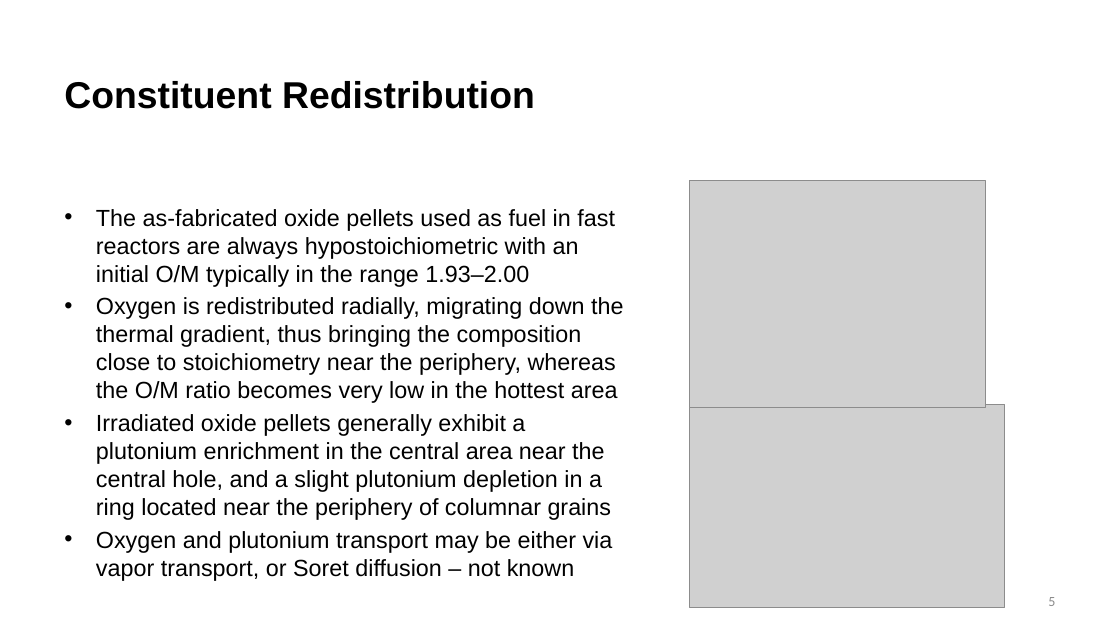
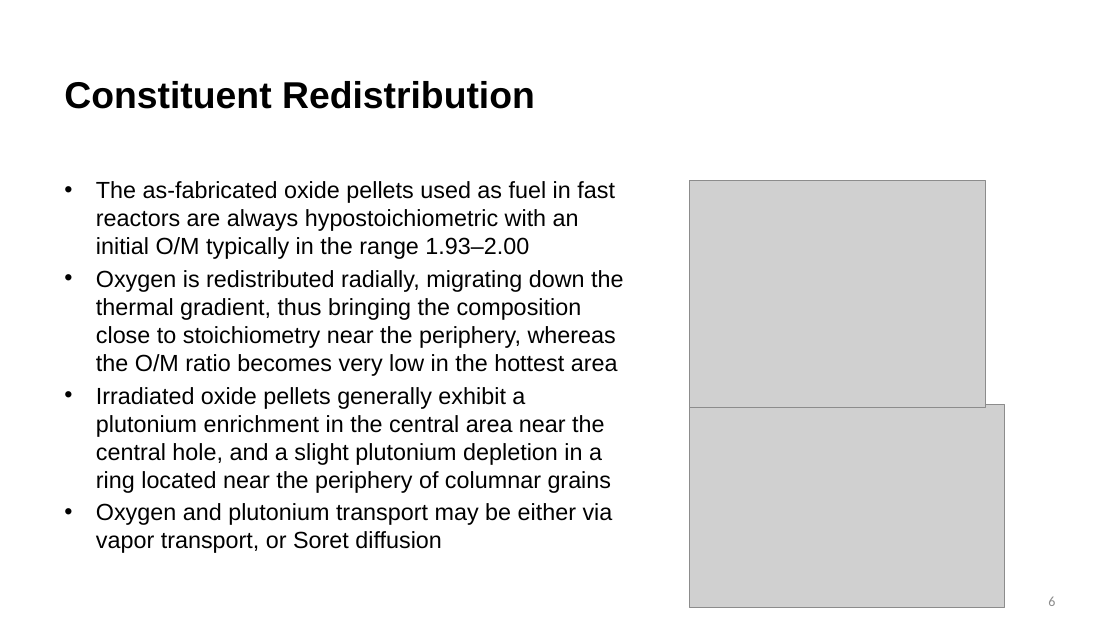
Before and after one commit to benbeeler/TEACHING, a slide deck: slide 6 of Nuclear_Fuel_Performance/NE533_Spring2026/Module4/Lec21_MOX.pptx (slide 5 before the commit). Drawn at 1120x630 pixels with LibreOffice and Linux fonts; fonts in the diff are those of the drawing; grey boxes stand for pictures; background and template pictures are left out. Boxes give left, top, right and bottom in pixels: in the first picture for what was removed or moved away, otherwise in the second. Text is boxed around its words. In the diff, an @@ line names an element or a change of style, - is before the commit and + after.

```diff
--- a/Nuclear_Fuel_Performance/NE533_Spring2026/Module4/Lec21_MOX.pptx
+++ b/Nuclear_Fuel_Performance/NE533_Spring2026/Module4/Lec21_MOX.pptx
@@ text "The as-fabricated oxide pellets used ..." moved from (x1=96, y1=209, x2=623, y2=577) to (x1=96, y1=181, x2=623, y2=549) @@
@@ text at (x1=96, y1=503, x2=613, y2=549): text changed @@
-• Oxygen and plutonium transport may be either via vapor transport, or Soret diffusion – not known
+• Oxygen and plutonium transport may be either via vapor transport, or Soret diffusion
```
Also in this commit, not shown: 7 other slides changed, 1 slide added, 9 other files.
